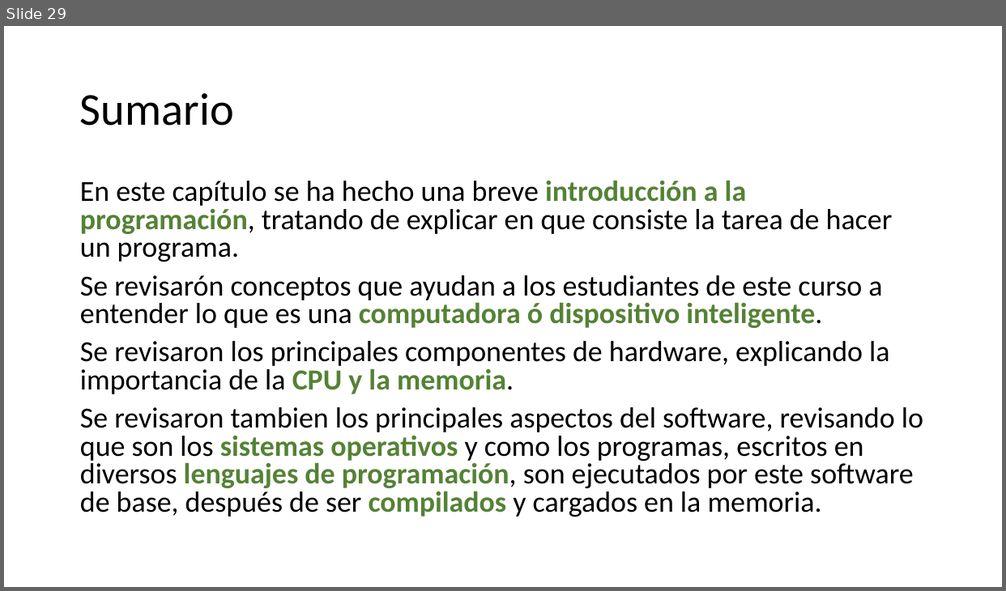
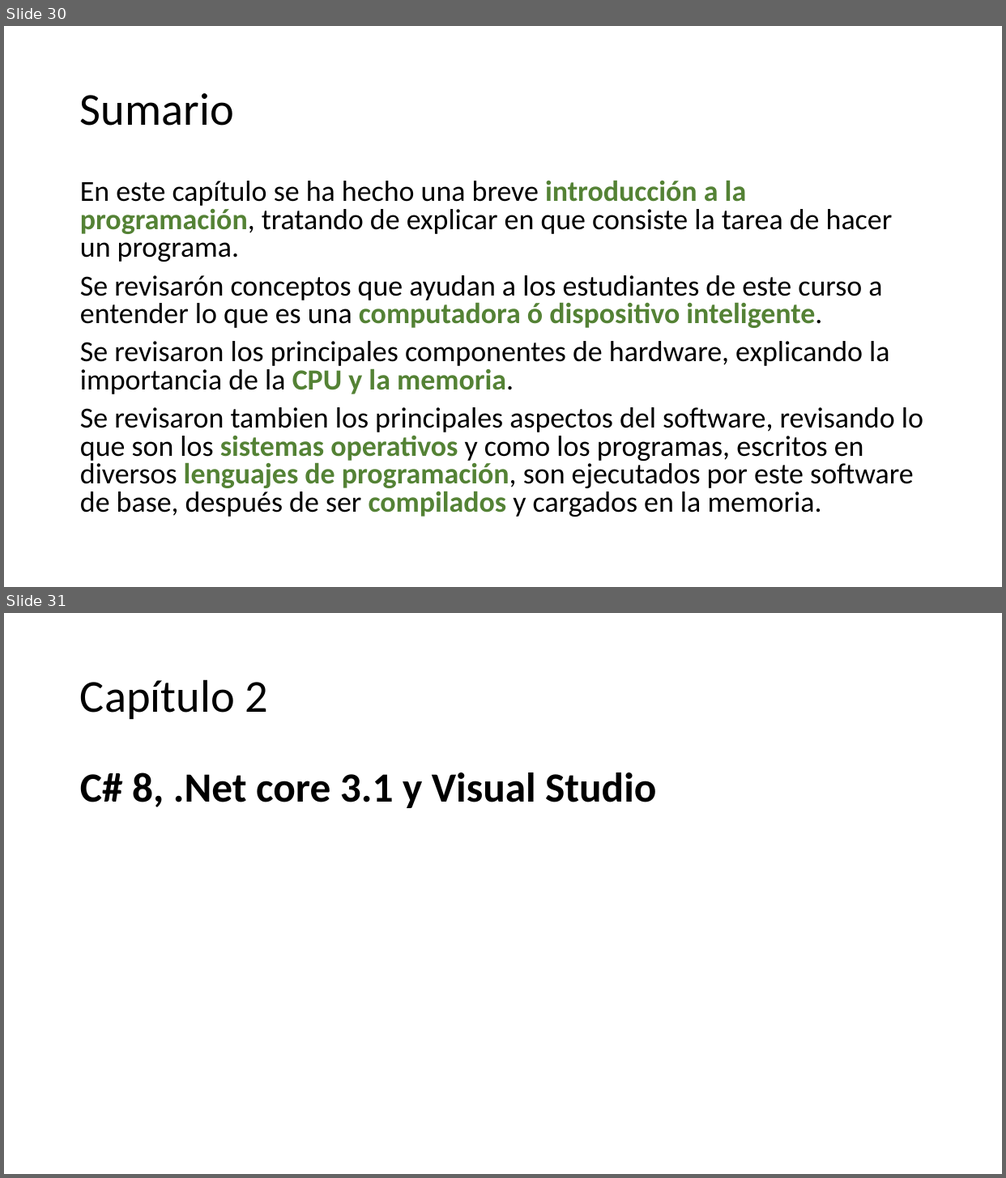
Before and after one commit to AlbertOsinaga/CursoCSharp__8, a slide deck: C# para principiantes.pptx. Shown one above the other, each under a label of ours: slide 29 before the commit, slides 30 and 31 after it. The pictures are 1006x591 and 1006x1178 pixels, drawn with LibreOffice and Linux fonts; fonts in the diff are those of the drawing. Boxes give left, top, right and bottom in pixels: in the first picture for what was removed or moved away, otherwise in the second. Text is boxed around its words. In the diff, an @@ line names an element or a change of style, - is before the commit and + after.

```diff
--- a/C# para principiantes.pptx
+++ b/C# para principiantes.pptx
@@ slide 31 added at [4, 613, 1002, 1174], background #FFFFFF @@
@@ title added at [80, 679, 269, 719], 44 pt, text #000000 @@
+Capítulo 2
@@ text added at [80, 773, 656, 808], 40 pt, text #000000, bold @@
+C# 8, .Net core 3.1 y Visual Studio
@@ what was slide 29 is now slide 30 @@
```
Also in this commit, not shown: 1 slide changed, 17 other slides added, 11 other files.
